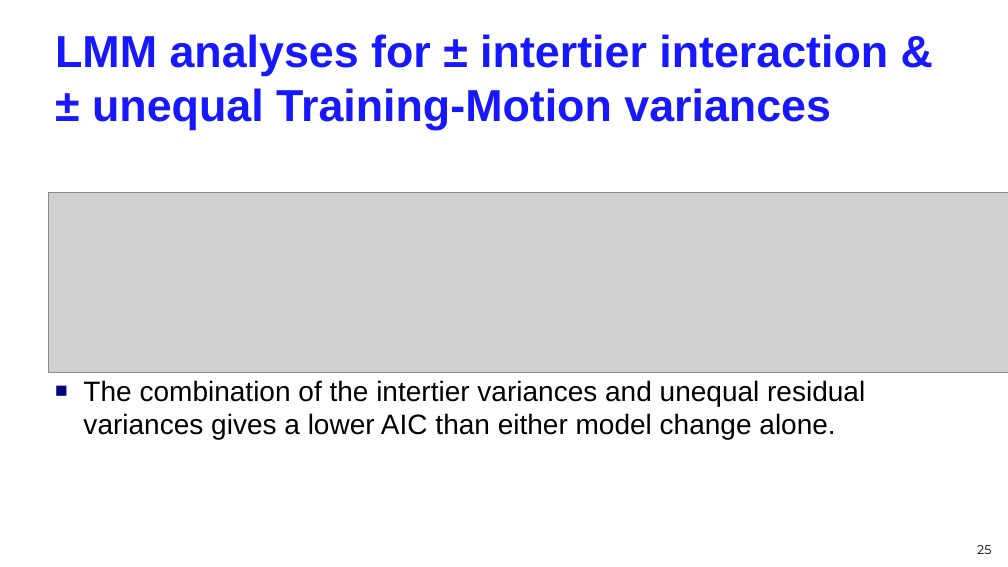
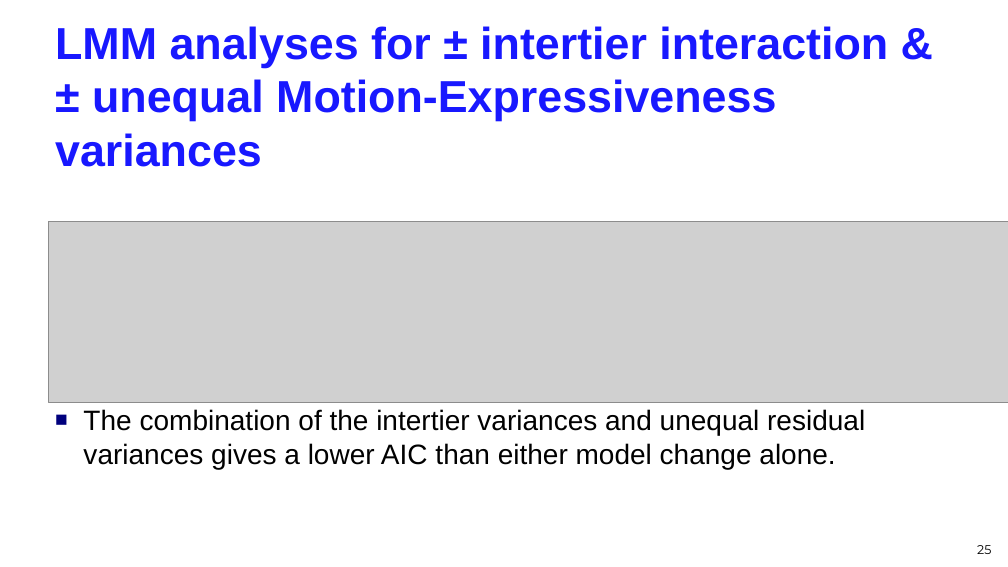
Before and after one commit to briencj/webcjb, a slide deck: slide 25 of multitier/TwoPhaseHumanExpt.v1.ppsx. Drawn at 1008x567 pixels with LibreOffice and Linux fonts; fonts in the diff are those of the drawing; grey boxes stand for pictures. Boxes give left, top, right and bottom in pixels: in the first picture for what was removed or moved away, otherwise in the second. Text is boxed around its words. In the diff, an @@ line names an element or a change of style, - is before the commit and + after.

```diff
--- a/multitier/TwoPhaseHumanExpt.v1.ppsx
+++ b/multitier/TwoPhaseHumanExpt.v1.ppsx
@@ title at (55, 26, 888, 167): text changed @@
-LMM analyses for ± intertier interaction &
-± unequal Training-Motion variances
+LMM analyses for ± intertier interaction &
+± unequal Motion-Expressiveness variances
@@ picture: place and size @@
-picture at (48, 193, 1008, 373)
+picture at (48, 222, 1008, 402)
@@ text "The combination of the intertier ...": place and size @@
-text "The combination of the intertier ..." at (83, 380, 865, 440)
+text "The combination of the intertier ..." at (83, 409, 865, 469)
```
Also in this commit, not shown: 5 other slides changed.
